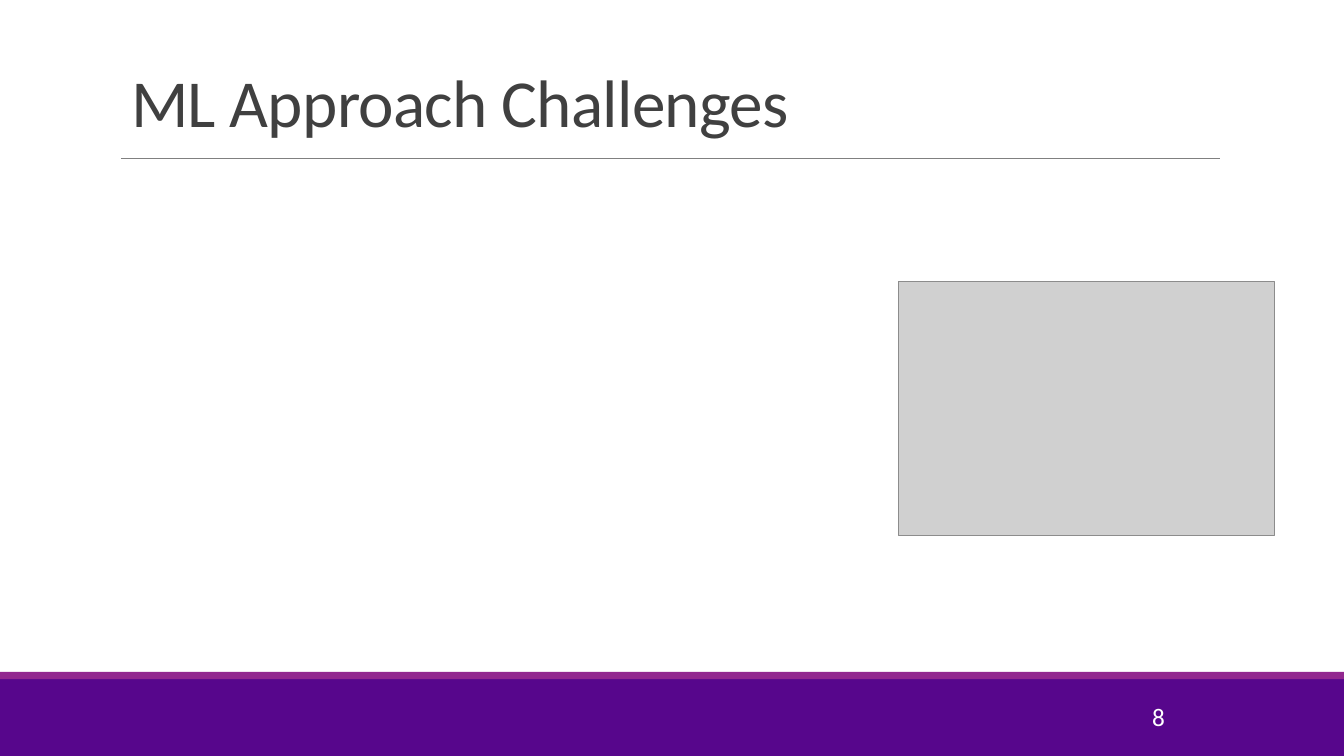
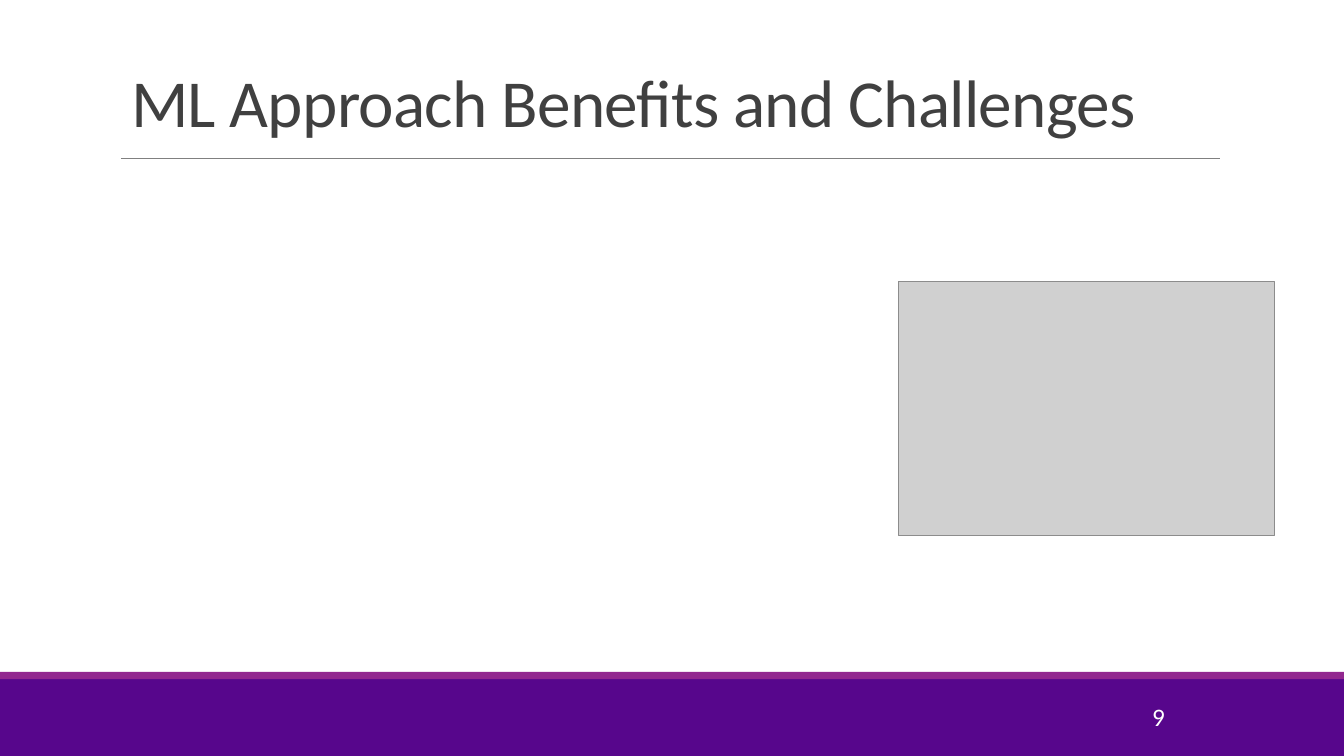
Before and after one commit to joshzzl/introml, a slide deck: slide 9 of lectures/Lect01_IntroML.pptx (slide 8 before the commit). Drawn at 1344x756 pixels with LibreOffice and Linux fonts; fonts in the diff are those of the drawing; grey boxes stand for pictures; background and template pictures are left out. Boxes give left, top, right and bottom in pixels: in the first picture for what was removed or moved away, otherwise in the second. Text is boxed around its words. In the diff, an @@ line names an element or a change of style, - is before the commit and + after.

```diff
--- a/lectures/Lect01_IntroML.pptx
+++ b/lectures/Lect01_IntroML.pptx
@@ title at bbox=[131, 80, 1135, 139]: text changed @@
-ML Approach Challenges
+ML Approach Benefits and Challenges
@@ page number at bbox=[1152, 709, 1165, 726]: text changed @@
-8
+9
```
Also in this commit, not shown: 6 other slides changed, 1 slide added, 6 other files.
